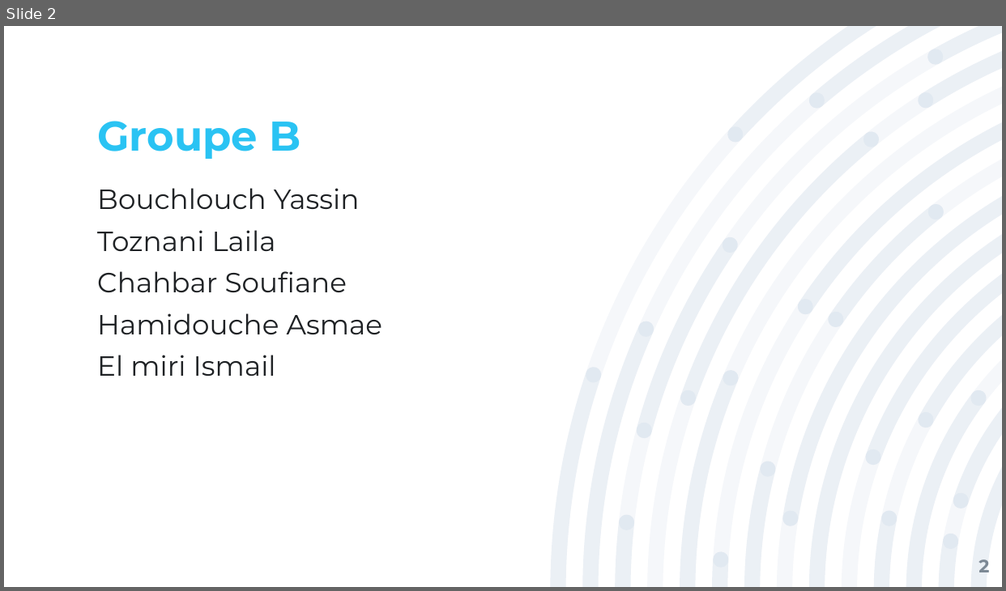
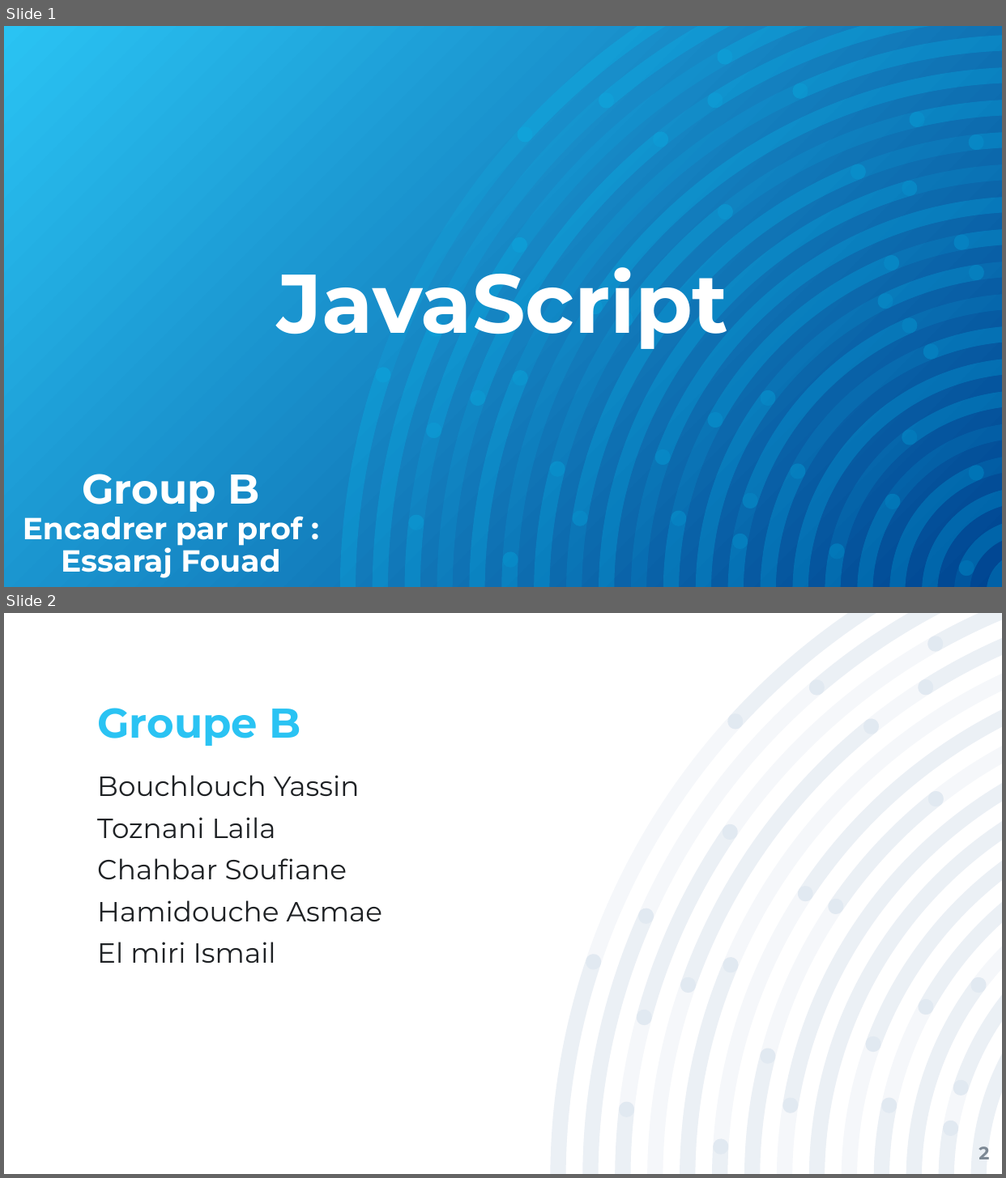
Before and after one commit to CHAHBAR-SOUFIANE/4-Javascript, a slide deck: Présentation/JavaScript Groupe B.pptx. Shown one above the other, each under a label of ours: slide 2 before the commit, slides 1 and 2 after it. The pictures are 1006x591 and 1006x1178 pixels, drawn with LibreOffice and Linux fonts; fonts in the diff are those of the drawing. Boxes give left, top, right and bottom in pixels: in the first picture for what was removed or moved away, otherwise in the second. Text is boxed around its words. In the diff, an @@ line names an element or a change of style, - is before the commit and + after.

```diff
--- a/Présentation/JavaScript Groupe B.pptx
+++ b/Présentation/JavaScript Groupe B.pptx
@@ slide 1 added at (4,26,1002,587), background gradient #004591 to #2AC3F3 @@
@@ freeform shape added at (340,26,1002,587), fill #00D0FF at 11% opacity @@
@@ freeform shape added at (340,26,1002,587), fill #00D0FF at 11% opacity @@
@@ freeform shape added at (375,49,984,576), fill #00D0FF at 11% opacity @@
@@ title added at (277,267,728,349), 60 pt, text #FFFFFF, bold @@
+JavaScript
@@ title added at (23,474,302,578), 22 pt, text #FFFFFF, bold @@
+Group B
+Encadrer par prof : Essaraj Fouad
```
Also in this commit, not shown: 1 slide removed, 28 other files.
